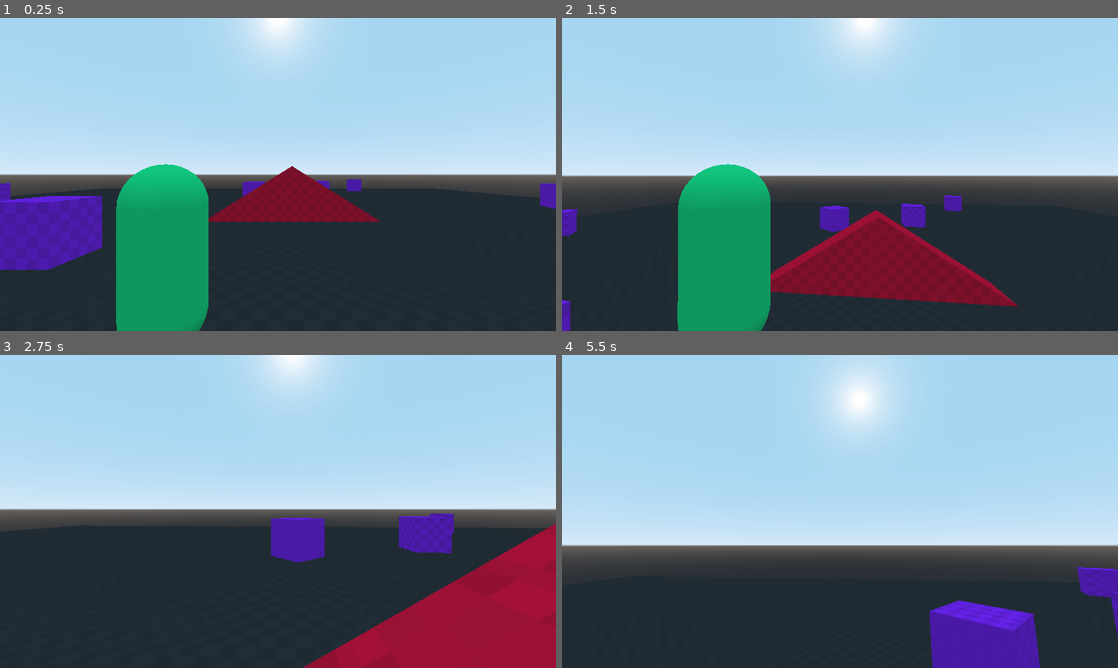
Above: before the commit, frames 1-4 (two rows, left to right).
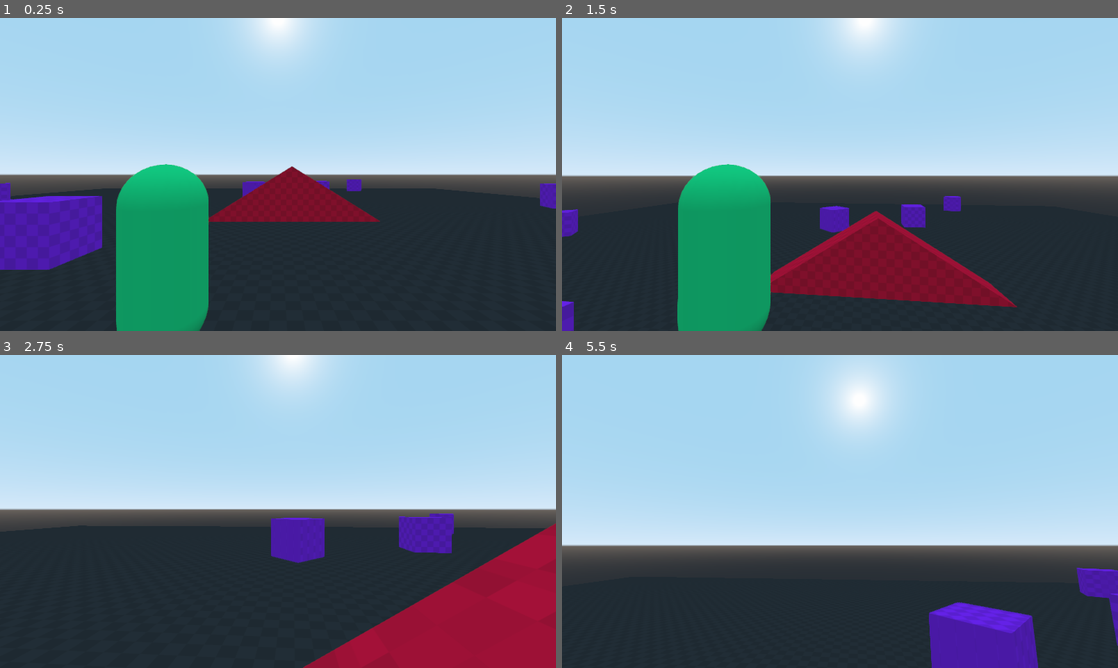
Above: after the commit, the same moments.

Repository: Stamina-Organization/Stamina-Game
Game: Godot game, scene res://maps/map.tscn
Same seed, same stepped clock (60 frames per second), same inputs: the game is played once before the commit and once after it. This scene is started directly instead of the project's main scene.
Inputs (mouse positions are in pixels of both pictures, inside the frame that each line leads up to):
- Up to frame 1 (0.25 s): no input
- Up to frame 2 (1.5 s): tap Enter at 0.5 s; move the mouse to (867, 174) at 0.52 s; hold Z (forward) from 0.53 s (still down); tap Tab (change_view) at 0.6, 1.35 s; tap Space (jump) at 0.77 s; move the mouse to (812, 174) at 1.27 s
- Up to frame 3 (2.75 s): keep holding Z (forward); tap Space (jump) at 1.52 s; move the mouse to (289, 505) at 2.02 s; tap Tab (change_view) at 2.1 s
- Up to frame 4 (5.5 s): move the mouse to (834, 517) at 2.77 s; tap Tab (change_view) every 0.75 s from 2.85 to 5.1 s; tap Space (jump) at 3.02, 3.77, 4.52 s; move the mouse to (878, 514) at 3.52 s; tap Escape (ui_cancel) at 4.15 s; move the mouse to (673, 464) at 4.27 s; release Z (forward) at 4.28 s; hold Q (left) 4.28-5.03 s; move the mouse to (845, 511) at 5.02 s; hold Z (forward) from 5.03 s (still down)

The runs differ from the first frame. In frame 1, 0.1% of the frame differs, in the area x 0-100%, y 46-100%; in frame 2, 0.7%, in the area x 0-83%, y 46-100%; in frame 3, 0.1%; in frame 4, 0.5%.

Commit message:
Settings menu and TPS improvement
Début de la correction de la caméra à la troisième personne
Amélioration des paramètres en cours

Diff:
--- a/actors/player/player.gd
+++ b/actors/player/player.gd
@@ -33,7 +33,7 @@
 	velocity.x = lerp(velocity.x, movement.x * speed,acceleration * delta)
 	velocity.z = lerp(velocity.z, movement.z * speed,acceleration * delta)
 	velocity.y += GRAVITY * delta
-	velocity = move_and_slide(velocity, Vector3.UP, true)
+	velocity = move_and_slide_with_snap(velocity, Vector3.FORWARD, Vector3.UP, true)
 
 	_switch_camera()
 #	if camera_mode == "tps":
@@ -54,6 +54,8 @@
 			rotate_y(deg2rad(-event.relative.x * camera_sensitivity))
 			tps.rotate_x(deg2rad(-event.relative.y * camera_sensitivity))
 			tps.rotation.x = clamp(tps.rotation.x, deg2rad(MIN_TPS_CAMERA_ANGLE), deg2rad((MAX_TPS_CAMERA_ANGLE)))
+			#var direction = Basis.from_euler (Vector3(velocity.x, 0, velocity.z))
+			#tps.global_transform.basis = direction
 		elif velocity.x == 0 && velocity.z == 0 :
 			$TPS/h.rotate_y(deg2rad(-event.relative.x * camera_sensitivity))
 			$TPS/h/v.rotate_x(deg2rad(-event.relative.y * camera_sensitivity))
--- a/launcher/launcher.tscn
+++ b/launcher/launcher.tscn
@@ -1,9 +1,8 @@
-[gd_scene load_steps=6 format=2]
+[gd_scene load_steps=5 format=2]
 
 [ext_resource path="res://launcher/startgame.gd" type="Script" id=1]
 [ext_resource path="res://assets/icons/settings-icons.png" type="Texture" id=2]
 [ext_resource path="res://launcher/settings/settingswindows.tscn" type="PackedScene" id=3]
-[ext_resource path="res://launcher/SettingsButton.gd" type="Script" id=4]
 [ext_resource path="res://launcher/testbutton.gd" type="Script" id=5]
 
 [node name="Control" type="Control"]
@@ -108,9 +107,8 @@
 size_flags_vertical = 3
 icon = ExtResource( 2 )
 expand_icon = true
-script = ExtResource( 4 )
 
-[node name="Popup" parent="Background" instance=ExtResource( 3 )]
+[node name="Settings" parent="Background" instance=ExtResource( 3 )]
 
 [connection signal="pressed" from="Background/MarginContainer/VBoxContainer/content/MarginContainer/HBoxContainer/VBoxContainer/Button" to="Background/MarginContainer/VBoxContainer/content/MarginContainer/HBoxContainer/VBoxContainer/Button" method="_on_Button_pressed"]
 [connection signal="pressed" from="Background/MarginContainer/VBoxContainer/content/MarginContainer/HBoxContainer/VBoxContainer/SettingsButton" to="." method="_on_SettingsButton_pressed"]
--- /dev/null
+++ b/launcher/settings/settings_data.json
@@ -0,0 +1,15 @@
+{"settings":
+    {"filters":{
+        "anisotropic_filter_level":4,
+        "debanding":false,
+        "fxaa":true,"msaa":false,
+        "nearest_mipma_filter":false,
+        "sharpen_intensity":0},
+    "qualities":{
+        "hdr":true,
+        "voxel_cone_tracing":false,
+        "vsync":true},
+        "shadow":{
+            "filter_mod":"PCF5"}
+            }
+        }
--- /dev/null
+++ b/launcher/settings/settingsmenu.gd
@@ -0,0 +1,80 @@
+extends Control
+
+export var vsync_state:bool = true
+export var sharpen_intensity: float = 0.0
+export var anisotropic_filter_level: int = 4
+export var nearest_mipma_filter: bool = false
+export var msaa: bool = false
+export var fxaa: bool = true
+export var debanding: bool = false
+export var filter_mod: String = "PCF5"
+export var voxel_cone_tracing: bool = false
+export var hdr: bool = true
+var path = "res://Launcher/settings/settings_data.json"
+var settings_data = {
+	"settings" : {
+		"filters": {
+			"sharpen_intensity": 0.0,
+			"anisotropic_filter_level": 4,
+			"nearest_mipma_filter": false,
+			"msaa": false,
+			"fxaa": true,
+			"debanding": false
+		},
+		"shadow": {
+			"filter_mod": "PCF5"
+			# À compléter
+		},
+		"qualities": {
+			"voxel_cone_tracing": false,
+			"hdr": true,
+			"vsync": true
+		}
+	}
+}
+
+var settings = {}
+
+func _ready():
+	blablaload()
+
+
+func save():
+	var file = File.new()
+	file.open(path, File.WRITE)
+	file.store_line(to_json(settings_data))
+	file.close()
+
+func blablaload():
+	var file = File.new()
+	if not file.file_exists(path):
+			 save()
+			 return
+	file.open(path, File.READ)
+	var data = parse_json(file.get_as_text())
+	settings_data = data
+	print(settings_data.get("qualities", 2))
+
+func _on_PopupMenu_id_pressed(id):
+	if id == 2:
+		if vsync_state == true:
+			OS.set_use_vsync(false)
+			vsync_state = false
+			$Popup/PopupMenu.toggle_item_checked($Popup/PopupMenu.get_item_index(2))
+		elif vsync_state == false:
+			OS.set_use_vsync(true)
+			vsync_state = true
+			$Popup/PopupMenu.toggle_item_checked($Popup/PopupMenu.get_item_index(2))
+	elif id == 7:
+		if nearest_mipma_filter == true:
+			OS.set_use_mipmap_filter(false)
+			vsync_state = false
+			$Popup/PopupMenu.toggle_item_checked($Popup/PopupMenu.get_item_index(2))
+		if nearest_mipma_filter == false:
+			OS.set_use_mipmap_filter(true)
+			vsync_state = true
+			$Popup/PopupMenu.toggle_item_checked($Popup/PopupMenu.get_item_index(2))
+
+
+func _on_PopupMenu_index_pressed(_index):
+	pass # Replace with function body.
--- a/launcher/settings/settingswindows.tscn
+++ b/launcher/settings/settingswindows.tscn
@@ -1,14 +1,41 @@
-[gd_scene format=2]
+[gd_scene load_steps=2 format=2]
 
-[node name="Popup" type="Popup"]
-anchor_right = 1.0
-anchor_bottom = 1.0
-margin_right = -1142.0
-margin_bottom = -506.0
-popup_exclusive = true
+[ext_resource path="res://launcher/settings/settingsmenu.gd" type="Script" id=1]
 
-[node name="PopupMenu" type="PopupMenu" parent="."]
-anchor_right = 1.0
-anchor_bottom = 1.0
-popup_exclusive = true
-items = [ "Paramètre :", null, 0, false, true, 0, 0, null, "", false, "", null, 0, false, true, 1, 0, null, "", false, "Premier paramètre", null, 2, false, false, 2, 0, null, "", false, "Objet 3", null, 0, false, false, 3, 0, null, "", false ]
+[node name="Settings" type="Control"]
+anchor_left = 0.5
+anchor_top = 0.5
+anchor_right = 0.5
+anchor_bottom = 0.5
+margin_left = -227.5
+margin_top = -147.5
+margin_right = 227.5
+margin_bottom = 147.5
+script = ExtResource( 1 )
+
+[node name="Popup" type="Popup" parent="."]
+visible = true
+anchor_left = 0.5
+anchor_top = 0.5
+anchor_right = 0.5
+anchor_bottom = 0.5
+margin_left = -140.0
+margin_top = -82.0
+margin_right = 140.0
+margin_bottom = 82.0
+
+[node name="PopupMenu" type="PopupMenu" parent="Popup"]
+anchor_left = 0.5
+anchor_top = 0.5
+anchor_right = 0.5
+anchor_bottom = 0.5
+margin_left = -80.5
+margin_top = -46.0
+margin_right = 80.5
+margin_bottom = 46.0
+items = [ "Paramètre :", null, 0, false, true, 4095, 0, null, "", false, "", null, 0, false, true, 4094, 0, null, "", false, "", null, 2, false, false, 1, 0, null, "", false, "", null, 0, false, false, 4096, 0, null, "", true, "Vsync", null, 1, true, false, 2, 0, null, "", false, "Sharpen Intensity (later)", null, 1, false, true, 5, 0, null, "", false, "Anisotropic filter level (later", null, 1, false, true, 6, 0, null, "", false, "Nearest mipma filter", null, 1, false, false, 7, 0, null, "", false, "MSAA (later)", null, 1, false, false, 8, 0, null, "", false, "FXAA", null, 1, false, false, 9, 0, null, "", false, "Debanding", null, 1, false, false, 10, 0, null, "", false, "Filter mod (later)", null, 0, false, true, 11, 0, null, "", false, "Voxel cone tracing", null, 1, false, false, 12, 0, null, "", false, "HDR", null, 1, false, false, 13, 0, null, "", false ]
+hide_on_item_selection = false
+hide_on_checkable_item_selection = false
+
+[connection signal="id_pressed" from="Popup/PopupMenu" to="." method="_on_PopupMenu_id_pressed"]
+[connection signal="index_pressed" from="Popup/PopupMenu" to="." method="_on_PopupMenu_index_pressed"]
--- a/launcher/startgame.gd
+++ b/launcher/startgame.gd
@@ -1,12 +1,11 @@
 extends Button
 
 func _ready():
-	#OS.set_window_fullscreen(OS.window_fullscreen)
 	OS.set_window_fullscreen(false)
 
 
 func _on_Button_pressed():
 	get_tree().change_scene("res://maps/map.tscn")
 
-func _process(delta):
+func _process(_delta):
 		Input.set_mouse_mode(Input.MOUSE_MODE_VISIBLE)
--- a/launcher/testbutton.gd
+++ b/launcher/testbutton.gd
@@ -1,7 +1,11 @@
 extends Control
 
-onready var settings_windows = $Background/Popup/PopupMenu
+onready var settings_windows = $Background/Settings/Popup/PopupMenu
+onready var settings_popup = $Background/Settings/Popup
 
 func _on_SettingsButton_pressed():
-	#settings_windows.set_exclusive(true)
 	settings_windows.popup_centered()
+
+func _process(_delta):
+	if Input.is_action_just_pressed("ui_cancel"):
+		settings_windows.hide()
--- a/project.godot
+++ b/project.godot
@@ -13,6 +13,10 @@
 config/name="Multiplayer Shooter"
 run/main_scene="res://launcher/launcher.tscn"
 config/icon="res://icon.png"
+
+[debug]
+
+settings/stdout/print_fps=true
 
 [display]
 
@@ -62,8 +66,10 @@
 
 [physics]
 
+common/physics_fps=250
 common/enable_pause_aware_picking=true
 
 [rendering]
 
+quality/filters/use_fxaa=true
 environment/default_environment="res://default_env.tres"
